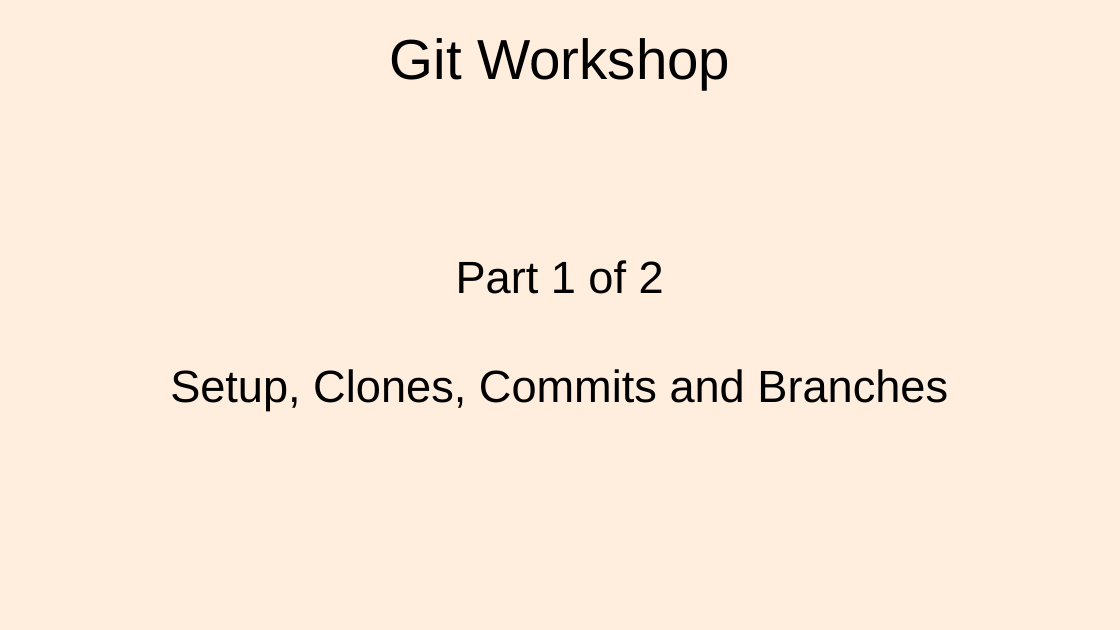
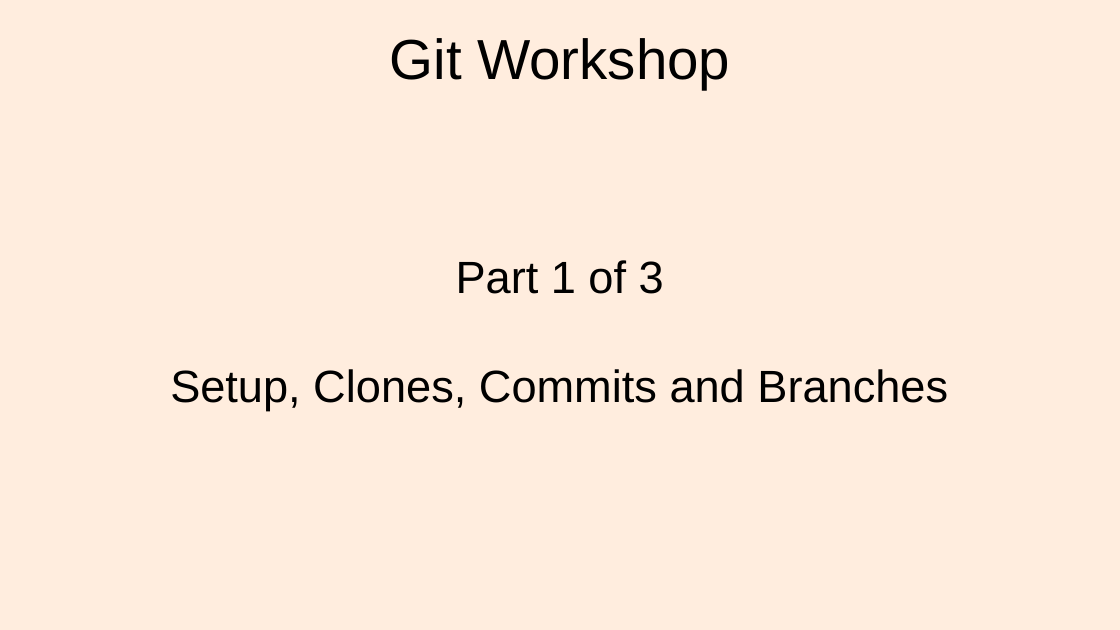
Before and after one commit to lacounty-isab/workshops, a slide deck: slide 1 of git/GitWorkshop1.odp. Drawn at 1120x630 pixels with LibreOffice and Linux fonts; fonts in the diff are those of the drawing. Boxes give left, top, right and bottom in pixels: in the first picture for what was removed or moved away, otherwise in the second. Text is boxed around its words. In the diff, an @@ line names an element or a change of style, - is before the commit and + after.

Commit message:
Finished Part 2.

```diff
--- a/git/GitWorkshop1.odp
+++ b/git/GitWorkshop1.odp
@@ subtitle at [456,260,664,294]: text changed @@
-Part 1 of 2
+Part 1 of 3
```
Also in this commit, not shown: 1 other slide changed, 7 other files.
